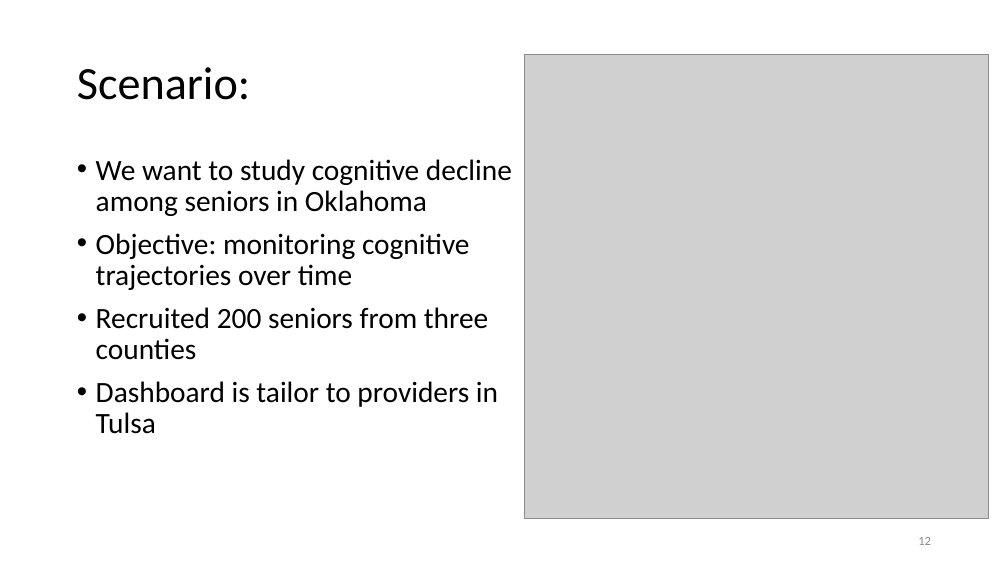
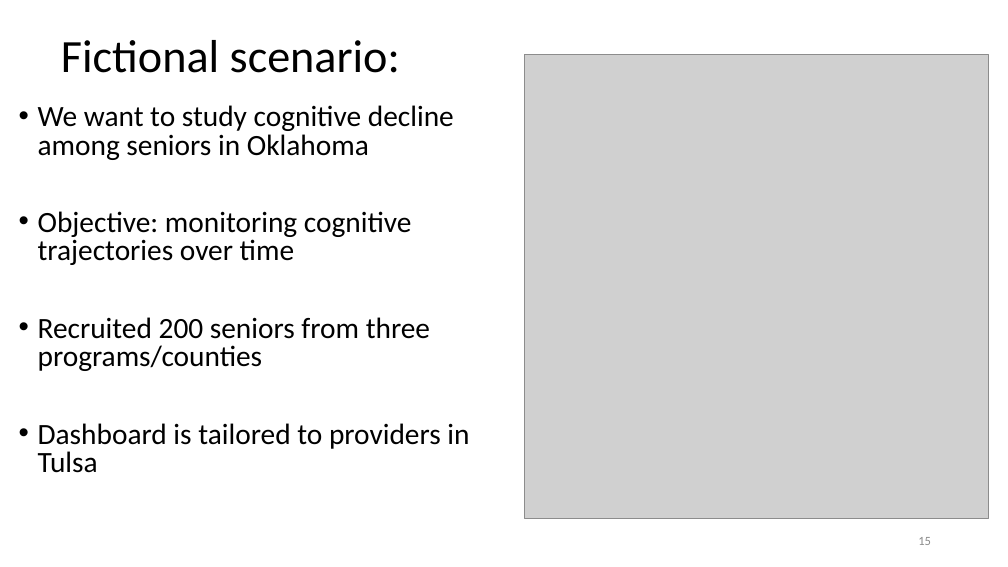
Before and after one commit to dss-ialh/displaying-health-data, a slide deck: slide 15 of documentation/products/beasley/dhd-2018-uvic-3-a-beasley-2018-11-29.pptx (slide 12 before the commit). Drawn at 1008x567 pixels with LibreOffice and Linux fonts; fonts in the diff are those of the drawing; grey boxes stand for pictures. Boxes give left, top, right and bottom in pixels: in the first picture for what was removed or moved away, otherwise in the second. Text is boxed around its words. In the diff, an @@ line names an element or a change of style, - is before the commit and + after.

```diff
--- a/documentation/products/beasley/dhd-2018-uvic-3-a-beasley-2018-11-29.pptx
+++ b/documentation/products/beasley/dhd-2018-uvic-3-a-beasley-2018-11-29.pptx
@@ title at bbox=[61, 40, 400, 73]: text changed @@
-Scenario:
+Fictional scenario:
@@ text "We want to study cognitive ...": place and size @@
-text "We want to study cognitive ..." at bbox=[96, 159, 512, 434]
+text "We want to study cognitive ..." at bbox=[38, 105, 469, 473]
@@ text at bbox=[38, 105, 454, 265]: line spacing 0.9 to 0.8 @@
@@ text at bbox=[38, 317, 469, 473]: text changed @@
-• Recruited 200 seniors from three counties
-• Dashboard is tailor to providers in Tulsa
+• Recruited 200 seniors from three programs/counties
+• Dashboard is tailored to providers in Tulsa
@@ page number at bbox=[918, 537, 931, 545]: text changed @@
-12
+15
```
Also in this commit, not shown: 5 other slides changed, 14 slides added, 6 slides removed.
